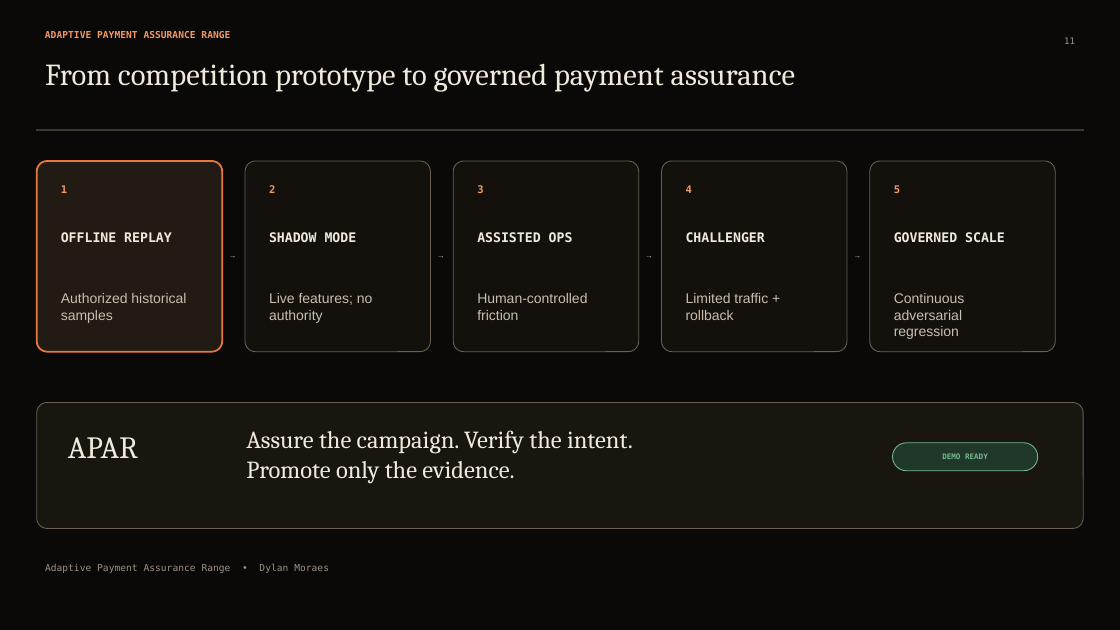
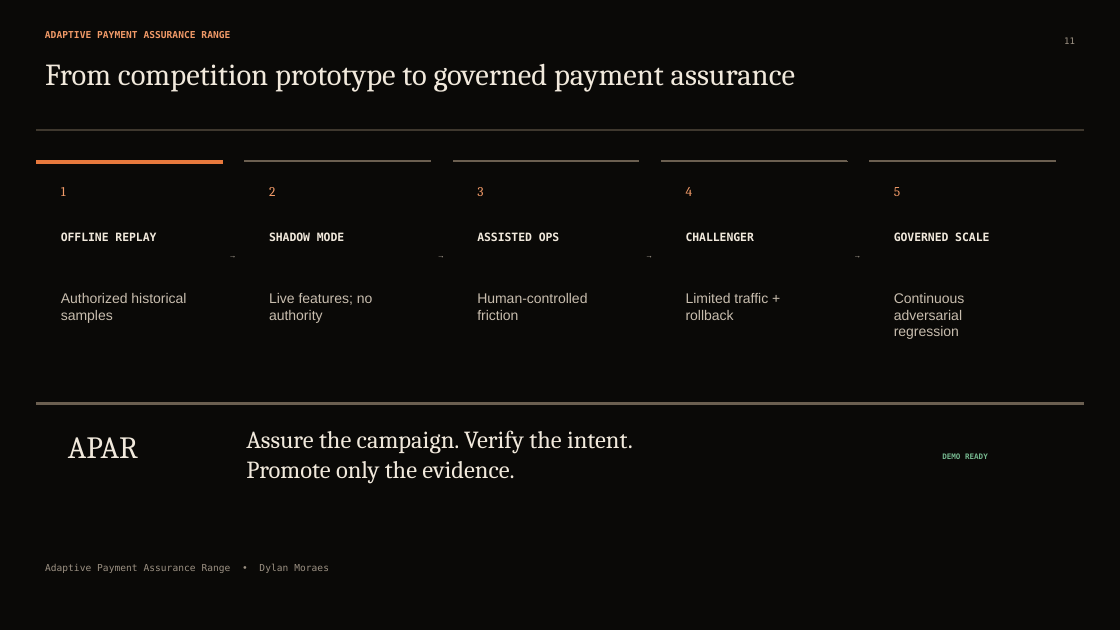
Before and after one commit to Dljdd/LedgerPeLabs, a slide deck: slide 11 of docs/submission/APAR_COMPETITION_DECK.pptx. Drawn at 1120x630 pixels with LibreOffice and Linux fonts; fonts in the diff are those of the drawing. Boxes give left, top, right and bottom in pixels: in the first picture for what was removed or moved away, otherwise in the second. Text is boxed around its words. In the diff, an @@ line names an element or a change of style, - is before the commit and + after.

Commit message:
design: refine competition deck editorial polish

```diff
--- a/docs/submission/APAR_COMPETITION_DECK.pptx
+++ b/docs/submission/APAR_COMPETITION_DECK.pptx
@@ rounded rectangle: place and size @@
-rounded rectangle at [37,161,223,352]
+rounded rectangle at [37,161,223,164]
@@ rounded rectangle at [37,161,223,164]: fill #211B14 to #E8793D; outline #E8793D 1.5 pt to #E8793D 0 pt @@
@@ rounded rectangle: place and size @@
-rounded rectangle at [245,161,431,352]
+rounded rectangle at [245,161,431,162]
@@ rounded rectangle: place and size @@
-rounded rectangle at [454,161,639,352]
+rounded rectangle at [454,161,639,162]
@@ rounded rectangle: place and size @@
-rounded rectangle at [662,161,848,352]
+rounded rectangle at [662,161,848,162]
@@ fill #14110D to #6B5F50; outline #6B5F50 0.75 pt to #6B5F50 0 pt in 4 elements at [245,161,431,162], [454,161,639,162], [662,161,848,162], [870,161,1055,162] @@
@@ rounded rectangle: place and size @@
-rounded rectangle at [870,161,1055,352]
+rounded rectangle at [870,161,1055,162]
@@ size 9 to 11.5 pt, font DejaVu Sans Mono to Cambria, bold off in 5 elements at [61,187,66,196], [269,187,275,196], [477,187,483,196], [686,187,693,196], [894,187,900,196] @@
@@ size 11.2 to 9.8 pt in 5 elements at [61,232,156,241], [269,232,344,244], [477,232,560,241], [686,232,754,241], [894,232,989,241] @@
@@ rounded rectangle: place and size @@
-rounded rectangle at [37,402,1084,528]
+rounded rectangle at [37,402,1084,404]
@@ rounded rectangle at [37,402,1084,404]: fill #19150F to #6B5F50; outline #6B5F50 0.75 pt to #6B5F50 0 pt @@
@@ rounded rectangle at [892,443,1038,471]: fill #20382A to none; outline #75B78E 0.75 pt to #0A0907 0 pt @@
```
Also in this commit, not shown: 10 other slides changed, 2 other files.
